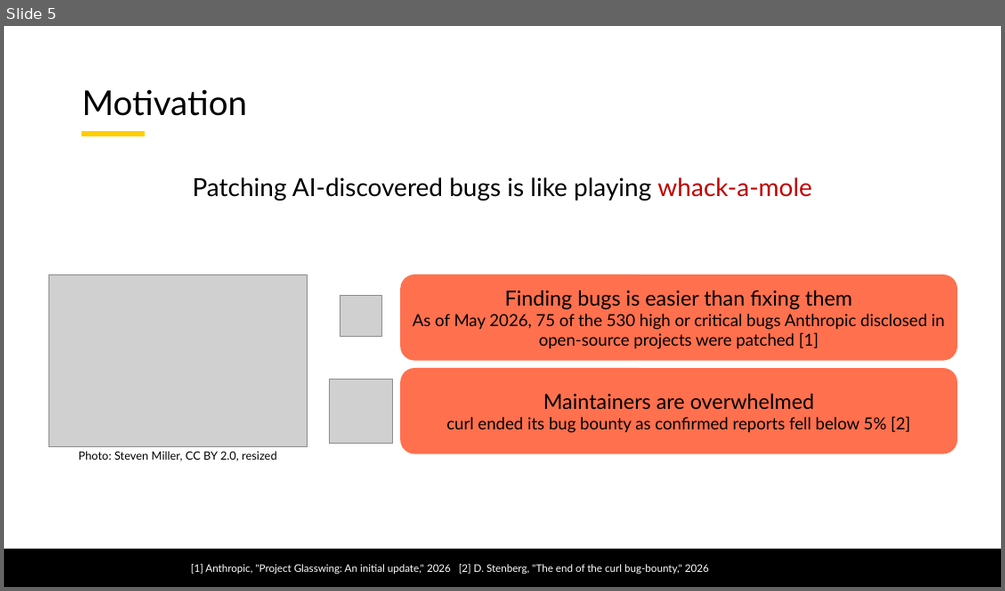
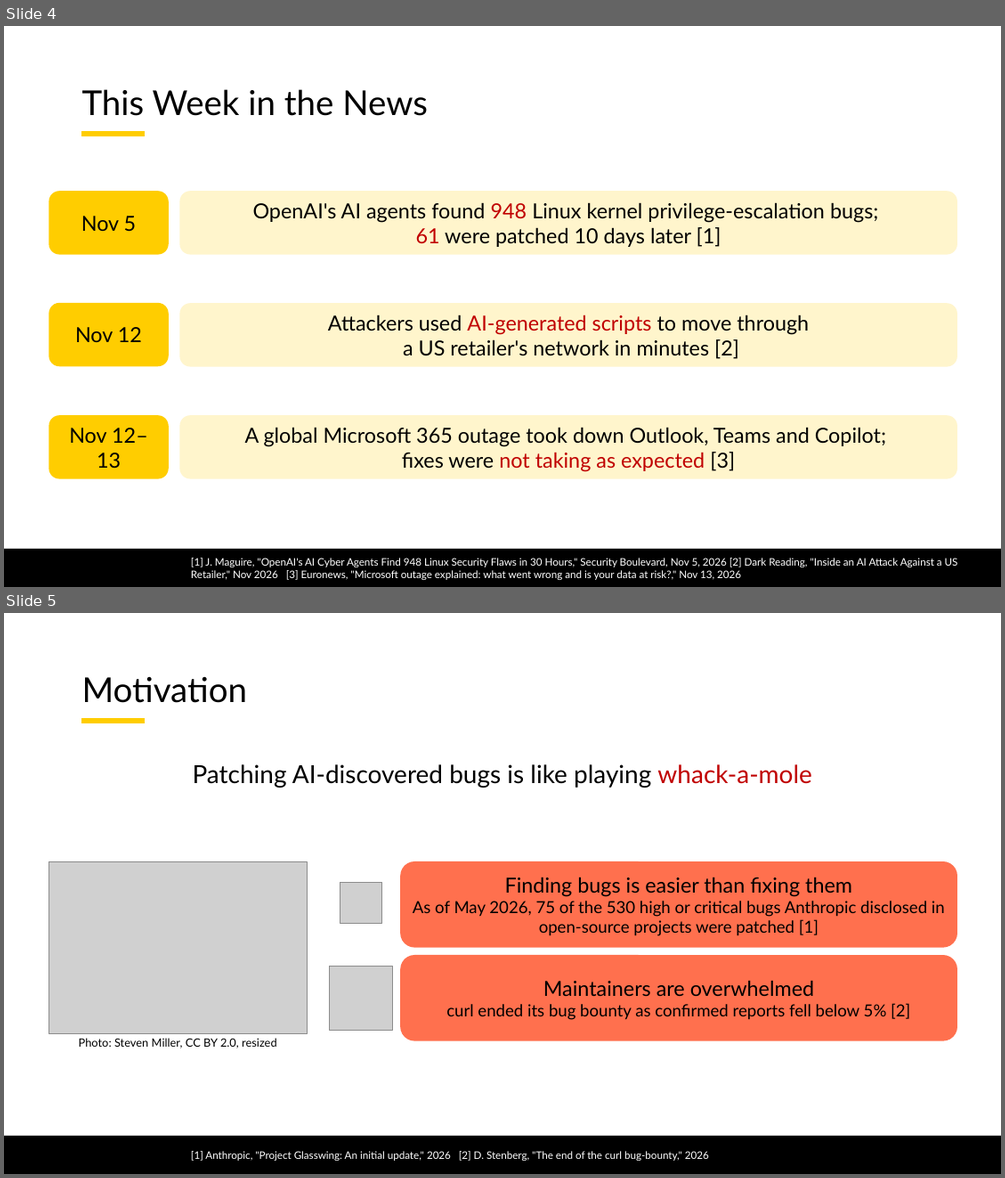
Before and after one commit to lorchrob/graduate_research_symposium, a slide deck: symposium_slides.pptx. Shown one above the other, each under a label of ours: slide 5 before the commit, slides 4 and 5 after it. The pictures are 1005x591 and 1005x1178 pixels, drawn with LibreOffice and Linux fonts; fonts in the diff are those of the drawing; grey boxes stand for pictures; background and template pictures are left out. Boxes give left, top, right and bottom in pixels: in the first picture for what was removed or moved away, otherwise in the second. Text is boxed around its words. In the diff, an @@ line names an element or a change of style, - is before the commit and + after.

```diff
--- a/symposium_slides.pptx
+++ b/symposium_slides.pptx
@@ slide 4 added at <box>4,26,1001,587</box>, background #FFFFFF; not listed: 2 template elements that a slide beside it also shows @@
@@ title added at <box>82,89,428,116</box>, 33 pt, text #000000 @@
+This Week in the News
@@ rounded rectangle added at <box>48,191,169,254</box>, fill #FFCD00, 20 pt, text #000000 @@
+Nov 5
@@ rounded rectangle added at <box>179,191,957,254</box>, fill #FFF5CC, 20 pt, text #000000 @@
+OpenAI's AI agents found 948 Linux kernel privilege-escalation bugs;
+61 were patched 10 days later [1]
@@ rounded rectangle added at <box>48,303,169,366</box>, fill #FFCD00, 20 pt, text #000000 @@
+Nov 12
@@ rounded rectangle added at <box>179,303,957,366</box>, fill #FFF5CC, 20 pt, text #000000 @@
+Attackers used AI-generated scripts to move through
+a US retailer's network in minutes [2]
@@ rounded rectangle added at <box>48,415,169,478</box>, fill #FFCD00, 20 pt, text #000000 @@
+Nov 12–13
@@ rounded rectangle added at <box>179,415,957,478</box>, fill #FFF5CC, 20 pt, text #000000 @@
+A global Microsoft 365 outage took down Outlook, Teams and Copilot;
+fixes were not taking as expected [3]
@@ text added at <box>191,557,958,580</box>, 10 pt, text #FFFFFF @@
+[1] J. Maguire, "OpenAI's AI Cyber Agents Find 948 Linux Security Flaws in 30 Hours," Security Boulevard, Nov 5, 2026 [2] Dark Reading, "Inside an AI Attack Against a US Retailer," Nov 2026 [3] Euronews, "Microsoft outage explained: what went wrong and is your data at risk?," Nov 13, 2026
```
Also in this commit, not shown: 4 slides changed, 1 slide removed.
